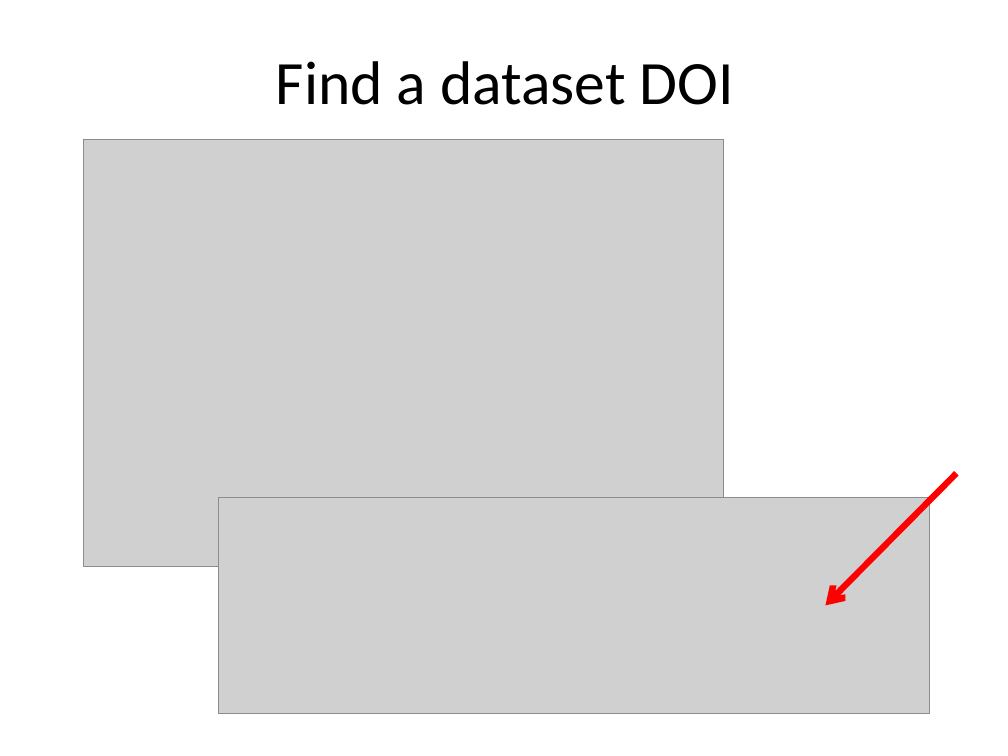
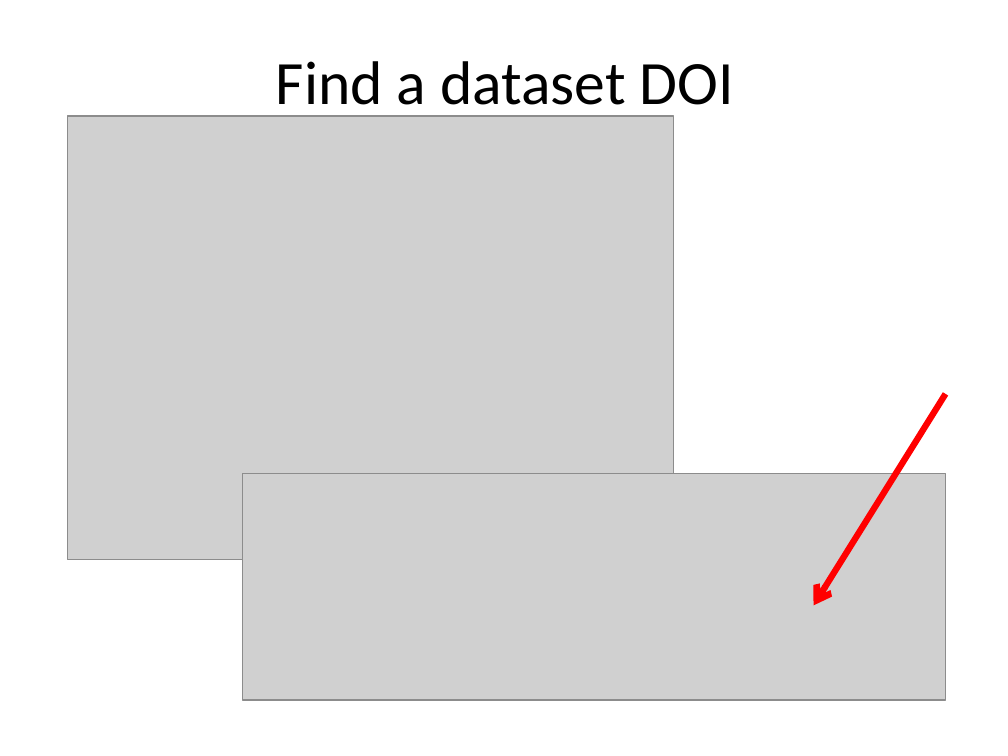
Before and after one commit to ScientificDataLabs/dataset-updates-plugin, a slide deck: slide 6 of presentations/Dataset-update-hack-presentation.pptx. Drawn at 1008x756 pixels with LibreOffice and Linux fonts; fonts in the diff are those of the drawing; grey boxes stand for pictures. Boxes give left, top, right and bottom in pixels: in the first picture for what was removed or moved away, otherwise in the second. Text is boxed around its words. In the diff, an @@ line names an element or a change of style, - is before the commit and + after.

```diff
--- a/presentations/Dataset-update-hack-presentation.pptx
+++ b/presentations/Dataset-update-hack-presentation.pptx
@@ picture resized from (x1=84, y1=140, x2=724, y2=566) to (x1=68, y1=116, x2=674, y2=559) @@
@@ arrow moved from (957, 473) - (826, 606) to (946, 394) - (813, 606) @@
@@ picture resized from (x1=219, y1=497, x2=930, y2=714) to (x1=242, y1=473, x2=946, y2=700) @@
```
Also in this commit, not shown: 2 other slides changed.
